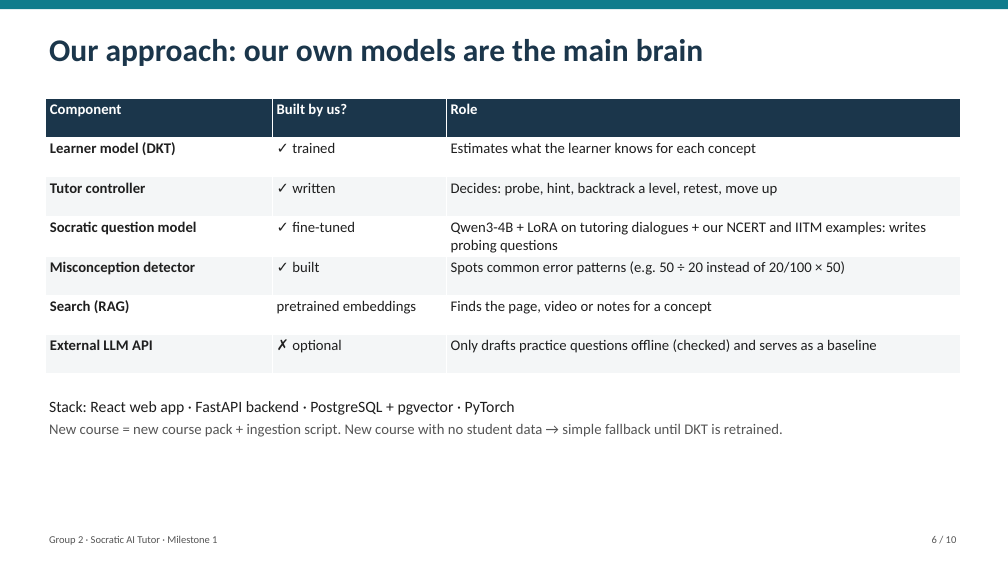
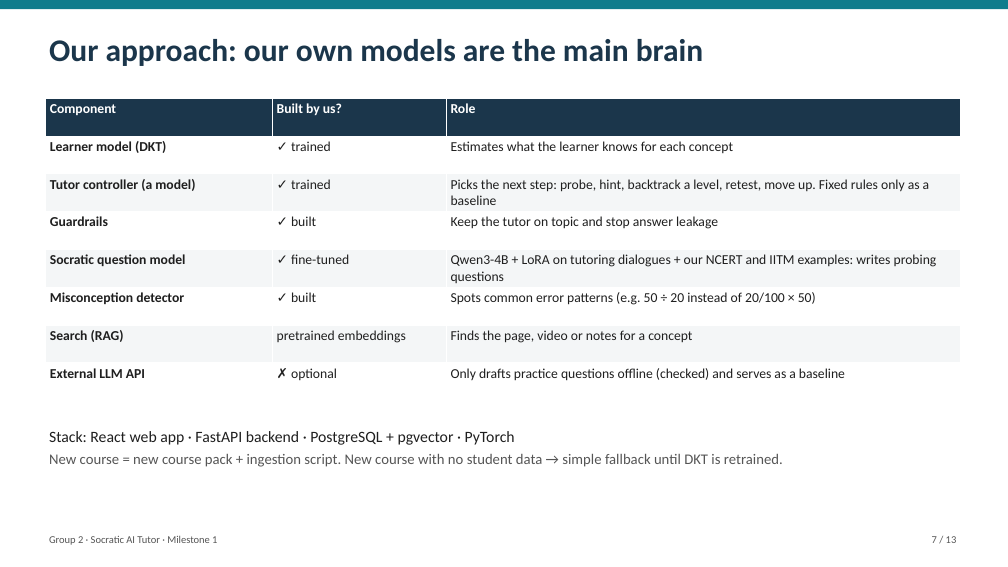
Before and after one commit to Hariomkr147/Group-2-DS-and-AI-Lab-Project, a slide deck: slide 7 of docs/milestone-1/Milestone1_Presentation.pptx (slide 6 before the commit). Drawn at 1008x567 pixels with LibreOffice and Linux fonts; fonts in the diff are those of the drawing. Boxes give left, top, right and bottom in pixels: in the first picture for what was removed or moved away, otherwise in the second. Text is boxed around its words. In the diff, an @@ line names an element or a change of style, - is before the commit and + after.

```diff
--- a/docs/milestone-1/Milestone1_Presentation.pptx
+++ b/docs/milestone-1/Milestone1_Presentation.pptx
@@ table at bbox=[45, 98, 960, 401] @@
-row 3: Tutor controller | ✓ written | Decides: probe, hint, backtrack a level, retest, move up
+row 3: Tutor controller (a model) | ✓ trained | Picks the next step: probe, hint, backtrack a level, retest, move up. Fixed rules only as a baseline
+row 4: Guardrails | ✓ built | Keep the tutor on topic and stop answer leakage
@@ text "Stack: React web app · ...": place and size @@
-text "Stack: React web app · ..." at bbox=[49, 401, 783, 437]
+text "Stack: React web app · ..." at bbox=[49, 431, 783, 467]
@@ text at bbox=[932, 536, 957, 543]: text changed @@
-6 / 10
+7 / 13
```
Also in this commit, not shown: 8 other slides changed, 3 slides added, 4 other files.
